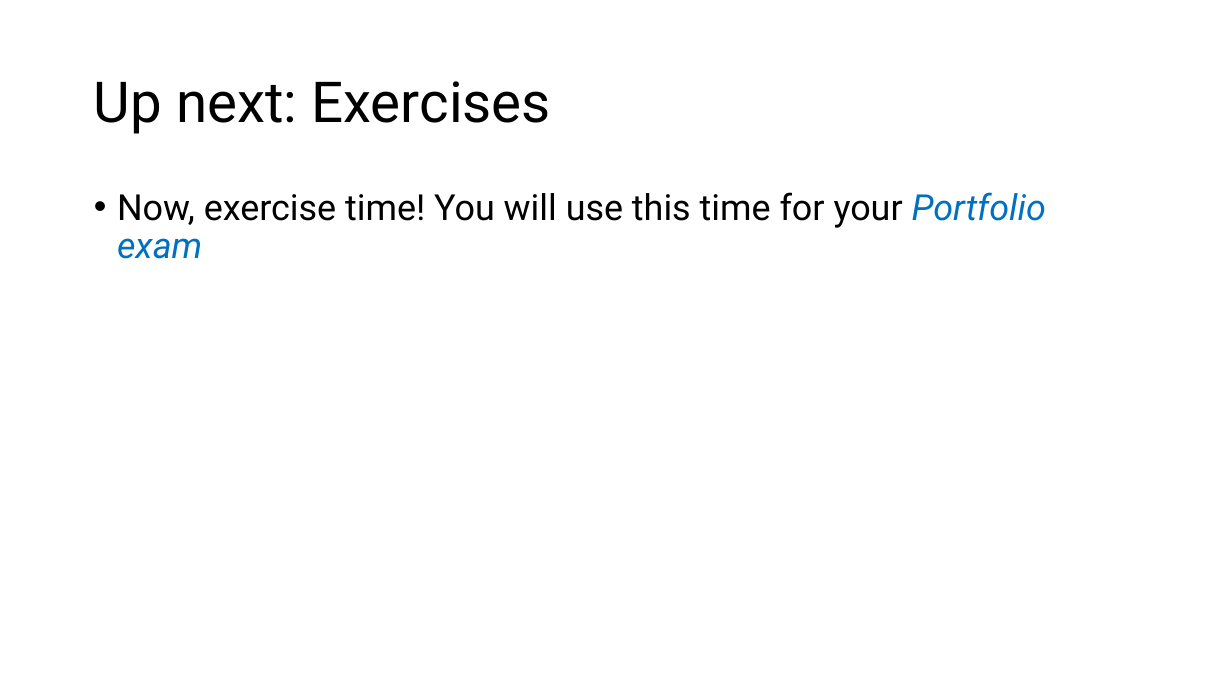
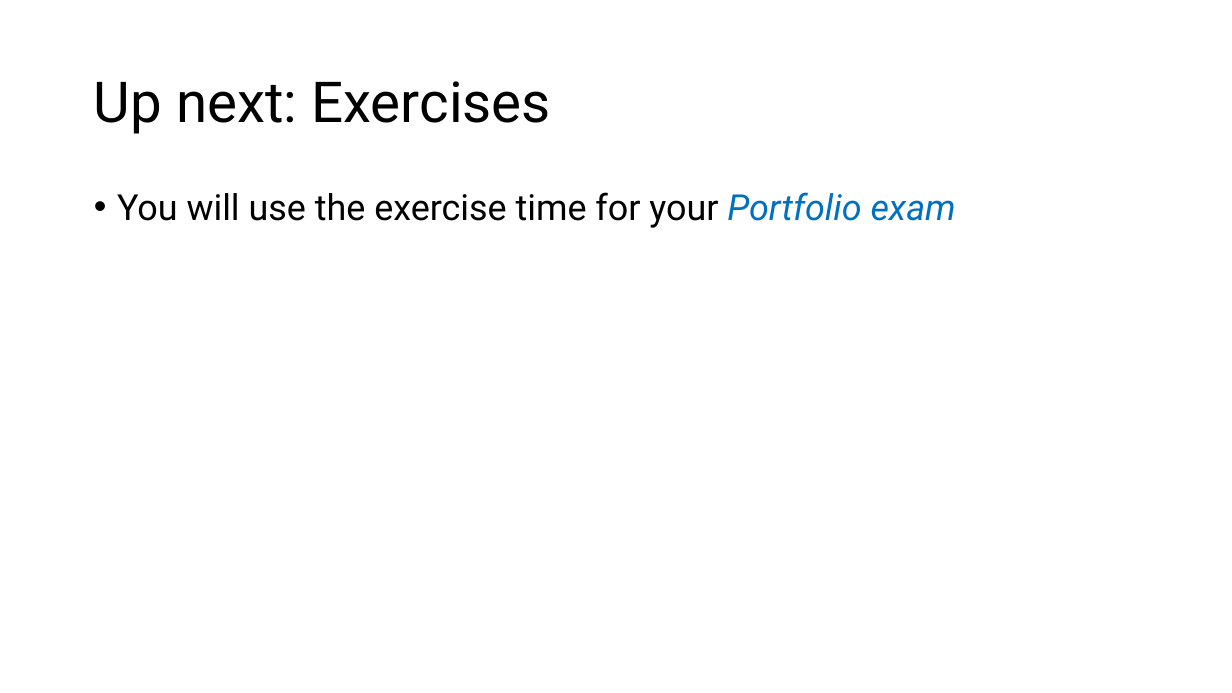
Before and after one commit to mesfinassres/Courses, a slide deck: slide 11 of PRO2000_Programming/Week 45-Review.pptx (slide 4 before the commit). Drawn at 1232x693 pixels with LibreOffice and Linux fonts; fonts in the diff are those of the drawing. Boxes give left, top, right and bottom in pixels: in the first picture for what was removed or moved away, otherwise in the second. Text is boxed around its words. In the diff, an @@ line names an element or a change of style, - is before the commit and + after.

```diff
--- a/PRO2000_Programming/Week 45-Review.pptx
+++ b/PRO2000_Programming/Week 45-Review.pptx
@@ text at (117,192,956,228): text changed @@
-• Now, exercise time! You will use this time for your Portfolio exam
+• You will use the exercise time for your Portfolio exam
```
Also in this commit, not shown: 1 other slide changed, 8 slides added, 1 slide removed.
